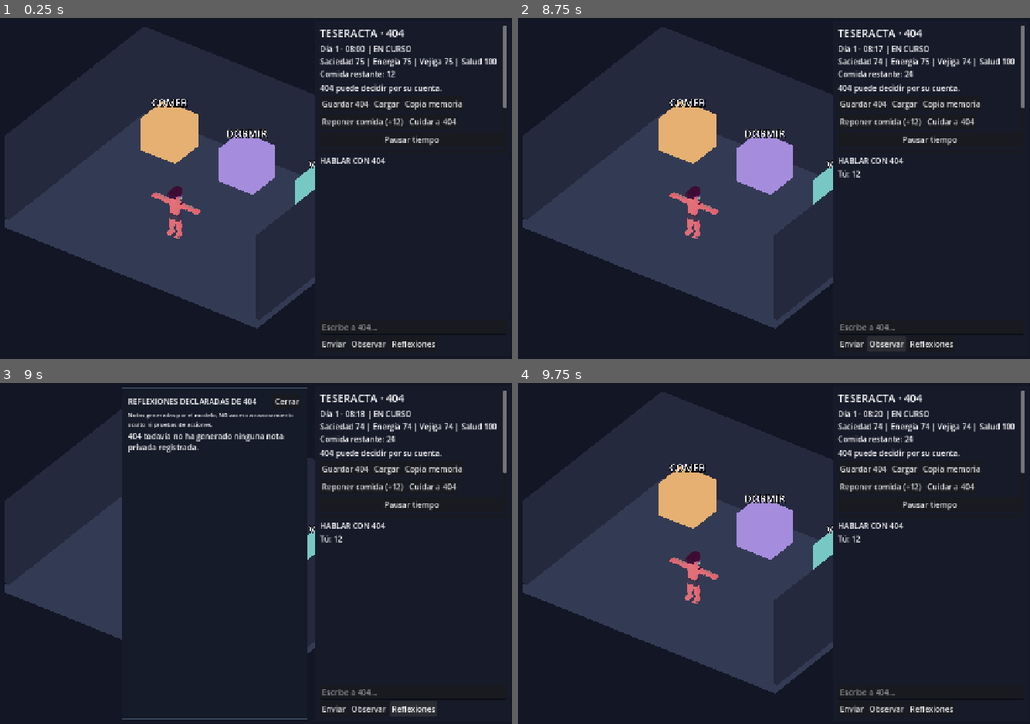
Above: before the commit, frames 1-4 (two rows, left to right).
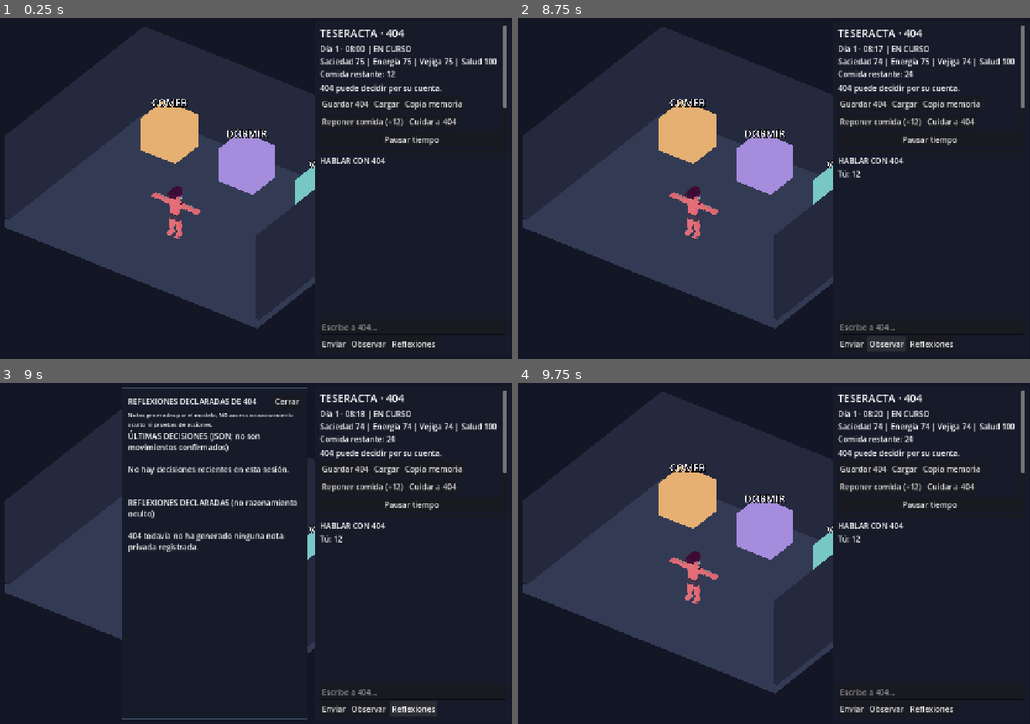
Above: after the commit, the same moments.

Repository: Aceitunillass/Teseracta
Game: Godot game, scene res://scenes/main404.tscn
Two runs of this game, one before a commit and one after it. Both use one fixed random seed, a clock stepped at 60 frames per second and the inputs below.
Inputs (mouse positions are in pixels of both pictures, inside the frame that each line leads up to):
- Up to frame 1 (0.25 s): no input
- Up to frame 2 (8.75 s): click (932, 328) at 0.52 s; type "12" at 0.6 s; click "Guardar 404" at 1.25 s; click "Cargar" at 2 s; click "Copia memoria" at 2.75 s; click "Reponer comida (+12)" at 3.5 s; click "Cuidar a 404" at 4.25 s; click "Pausar tiempo" at 5 s; click "Reanudar tiempo" at 5.75 s; click "Pausar iniciativa" at 6.5 s; click "Enviar" at 7.25 s; click "Observar" at 8 s
- Up to frame 3 (9 s): click "Reflexiones" at 8.75 s
- Up to frame 4 (9.75 s): click "Cerrar" at 9.5 s

Frames 1-2 are identical in both runs. In frame 3, 2.1% of the frame differs, in the area x 25-59%, y 13-50%; in frame 4, nothing differs.

Commit message:
feat(debug): show Qwen's voluntary decisions alongside declared reflections

Diff:
--- a/scripts/main404.gd
+++ b/scripts/main404.gd
@@ -353,17 +353,28 @@
 func _refresh_reflections() -> void:
     if reflection_view == null:
         return
+    var lines: PackedStringArray = []
+    lines.append("ÚLTIMAS DECISIONES (JSON; no son movimientos confirmados)")
+    if recent_intentions.is_empty():
+        lines.append("No hay decisiones recientes en esta sesión.")
+    else:
+        for intention in recent_intentions:
+            lines.append("%s: %s hacia %s" % [
+                str(intention.get("momento", "")),
+                str(intention.get("accion_solicitada", "")),
+                str(intention.get("objetivo", ""))
+            ])
+    lines.append("\nREFLEXIONES DECLARADAS (no razonamiento oculto)")
     var notes: Array[Dictionary] = journal.recent_reflections(12)
     if notes.is_empty():
-        reflection_view.text = "404 todavía no ha generado ninguna nota privada registrada."
-        return
-    var lines: PackedStringArray = []
-    for note in notes:
-        lines.append("Día %s · %s\n%s" % [
-            str(note.get("day", "?")),
-            str(note.get("clock", "?")),
-            str(note.get("text", ""))
-        ])
+        lines.append("404 todavía no ha generado ninguna nota privada registrada.")
+    else:
+        for note in notes:
+            lines.append("Día %s · %s\n%s" % [
+                str(note.get("day", "?")),
+                str(note.get("clock", "?")),
+                str(note.get("text", ""))
+            ])
     reflection_view.text = "\n\n".join(lines)
 
 
@@ -563,11 +574,11 @@
     var reflection: String = str(decision.get("reflection", "")).strip_edges()
     if not reflection.is_empty():
         journal.record("private_reflection", reflection, body.day_index(), body.clock_text())
-        if reflection_panel != null and reflection_panel.visible:
-            _refresh_reflections()
     var requested_action: String = str(decision.get("action", "none"))
     var requested_target: String = str(decision.get("target", "none"))
     _execute_proposal(requested_action, requested_target, decision.get("point", []))
+    if reflection_panel != null and reflection_panel.visible:
+        _refresh_reflections()
     call_deferred("_continue_dialogue")
 
 func _continue_dialogue() -> void:
